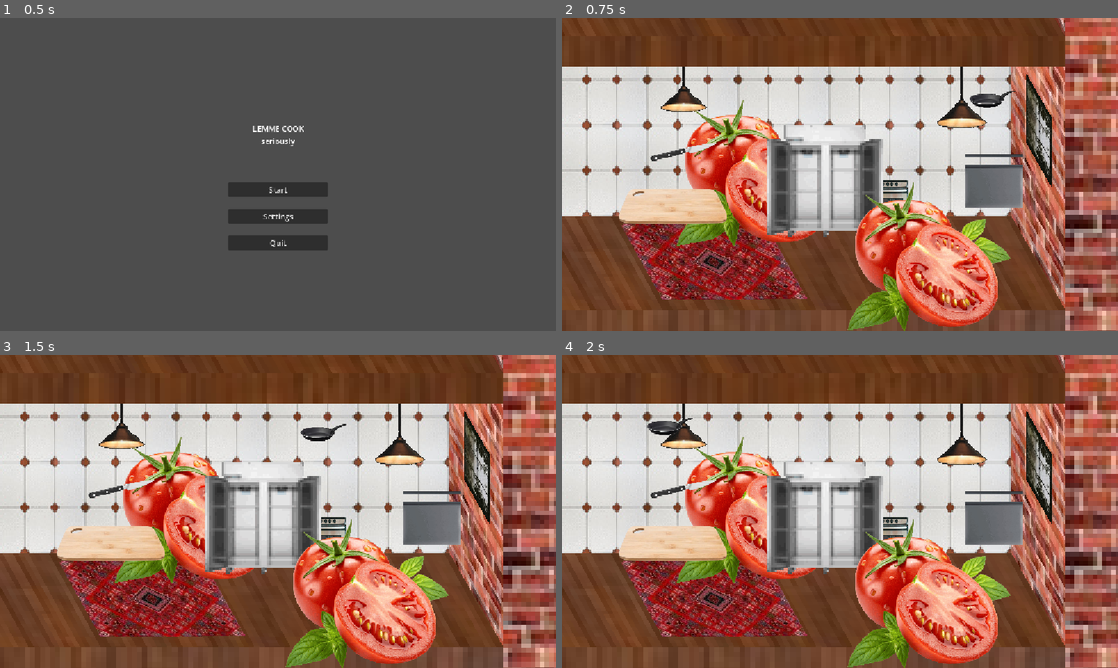
Above: before the commit, frames 1-4 (two rows, left to right).
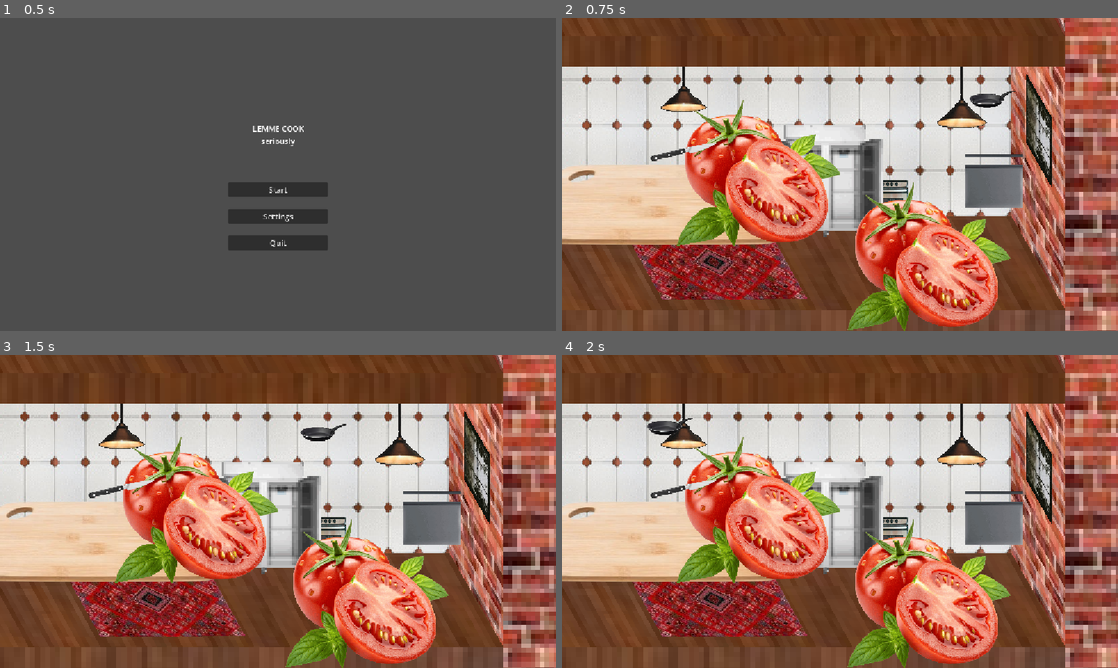
Above: after the commit, the same moments.

Repository: GrossKahn/lemme-cook
Game: Godot game, scene res://scenes/ui/menu.tscn
The game is run twice, just before and just after one commit, with the same random seed, the same clock (stepped at 60 frames per second) and the same inputs.
Inputs (mouse positions are in pixels of both pictures, inside the frame that each line leads up to):
- Up to frame 1 (0.5 s): no input
- Up to frame 2 (0.75 s): click "Start" at 0.5 s
- Up to frame 3 (1.5 s): tap Enter at 1.25 s; drag from (428, 436) to (105, 426) at 1.27 s
- Up to frame 4 (2 s): no input

Frame 1 is identical in both runs. In frame 2, 8.4% of the frame differs, in the area x 0-50%, y 37-73%; in frame 3, 8.4%; in frame 4, 8.4%.

Commit message:
adjust main scene background for cutting

Diff:
--- a/scenes/Main.tscn
+++ b/scenes/Main.tscn
@@ -13,8 +13,8 @@
 [ext_resource type="PackedScene" uid="uid://bfs1q8dhesx16" path="res://scenes/stove.tscn" id="6_c01mt"]
 [ext_resource type="Texture2D" uid="uid://cqo3v6slmd4g7" path="res://assets/room/carpet-psx.jpg" id="7_bjd11"]
 [ext_resource type="PackedScene" uid="uid://b0v3kg3gys08c" path="res://scenes/GameManager.tscn" id="7_nxtc6"]
-[ext_resource type="PackedScene" uid="uid://cjx55a6bnex2x" path="res://scenes/cutting_board.tscn" id="13_3p2gp"]
 [ext_resource type="PackedScene" uid="uid://7aok4q5bve4" path="res://scenes/knife.tscn" id="14_cvmbd"]
+[ext_resource type="PackedScene" uid="uid://bebq5vqhcypve" path="res://scenes/minigame/cuttinggame.tscn" id="14_ft6cd"]
 
 [sub_resource type="RectangleShape2D" id="RectangleShape2D_uhay8"]
 size = Vector2(86.5, 31)
@@ -25,28 +25,28 @@
 [node name="Node2D" type="Node2D" unique_id=1583293859]
 script = ExtResource("1_rarhs")
 
-[node name="Node2D" type="Node2D" parent="." unique_id=924065703]
+[node name="RoomSprites" type="Node2D" parent="." unique_id=924065703]
 position = Vector2(9, -29)
 
-[node name="FloorBottom" type="Sprite2D" parent="Node2D" unique_id=1767043049]
+[node name="FloorBottom" type="Sprite2D" parent="RoomSprites" unique_id=1767043049]
 position = Vector2(-8.114289, 225.61649)
 scale = Vector2(10.638208, 7.490393)
 skew = -0.5061455
 texture = ExtResource("2_jlsqs")
 
-[node name="WallRightBottom" type="Sprite2D" parent="Node2D" unique_id=1260258327]
+[node name="WallRightBottom" type="Sprite2D" parent="RoomSprites" unique_id=1260258327]
 position = Vector2(384.00003, -163.00005)
 rotation = 1.5707964
 scale = Vector2(8.085385, 6.8432508)
 skew = 1.0471975
 texture = ExtResource("3_lhr70")
 
-[node name="FloorBottomFront" type="Sprite2D" parent="Node2D" unique_id=981607987]
+[node name="FloorBottomFront" type="Sprite2D" parent="RoomSprites" unique_id=981607987]
 position = Vector2(-174.99998, 716)
 scale = Vector2(10.5567255, 10.556726)
 texture = ExtResource("2_jlsqs")
 
-[node name="backgroundtiles" type="Sprite2D" parent="Node2D" unique_id=118255380]
+[node name="backgroundtiles" type="Sprite2D" parent="RoomSprites" unique_id=118255380]
 texture_repeat = 2
 position = Vector2(-408.21362, -261.50003)
 scale = Vector2(2.9427083, 2.9427083)
@@ -54,62 +54,62 @@
 region_enabled = true
 region_rect = Rect2(0, 0, 512, 256)
 
-[node name="FloorRoof" type="Sprite2D" parent="Node2D" unique_id=1317644104]
+[node name="FloorRoof" type="Sprite2D" parent="RoomSprites" unique_id=1317644104]
 position = Vector2(-164, -509.99988)
 scale = Vector2(10.638208, 7.4903936)
 skew = -0.5061456
 texture = ExtResource("2_jlsqs")
 
-[node name="Window" type="Sprite2D" parent="Node2D" unique_id=1518193633]
+[node name="Window" type="Sprite2D" parent="RoomSprites" unique_id=1518193633]
 position = Vector2(403.11603, -62.828888)
 rotation = -4.7088985
 scale = Vector2(2.2454052, 2.2454052)
 skew = 1.0471976
 texture = ExtResource("5_wp0k4")
 
-[node name="lamp" type="Sprite2D" parent="Node2D" unique_id=1447823461]
+[node name="lamp" type="Sprite2D" parent="RoomSprites" unique_id=1447823461]
 position = Vector2(-335, -159.00002)
 scale = Vector2(1.905, 1.905)
 texture = ExtResource("5_lhr70")
 
-[node name="lamp2" type="Sprite2D" parent="Node2D" unique_id=847410126]
+[node name="lamp2" type="Sprite2D" parent="RoomSprites" unique_id=847410126]
 position = Vector2(241, -132)
 rotation = 3.1415927
 scale = Vector2(-2.0659342, -2.0659342)
 texture = ExtResource("5_lhr70")
 
-[node name="WallRoof" type="Sprite2D" parent="Node2D" unique_id=1905010841]
+[node name="WallRoof" type="Sprite2D" parent="RoomSprites" unique_id=1905010841]
 position = Vector2(410, -683.00006)
 rotation = 1.5707965
 scale = Vector2(8.085384, 6.84325)
 skew = 1.0471975
 texture = ExtResource("3_lhr70")
 
-[node name="FloorRoofFront" type="Sprite2D" parent="Node2D" unique_id=487201142]
+[node name="FloorRoofFront" type="Sprite2D" parent="RoomSprites" unique_id=487201142]
 position = Vector2(-158, -226)
 scale = Vector2(10.5567255, 10.556726)
 texture = ExtResource("2_jlsqs")
 region_enabled = true
 region_rect = Rect2(0, 71, 120, 6)
 
-[node name="WallRightFront" type="Sprite2D" parent="Node2D" unique_id=1687534944]
+[node name="WallRightFront" type="Sprite2D" parent="RoomSprites" unique_id=1687534944]
 position = Vector2(1064.9999, 50.99997)
 rotation = 1.5707965
 scale = Vector2(9.4916525, 9.491653)
 texture = ExtResource("3_lhr70")
 
-[node name="Carpet" type="Sprite2D" parent="Node2D" unique_id=1437896497]
+[node name="Carpet" type="Sprite2D" parent="RoomSprites" unique_id=1437896497]
 position = Vector2(-270.00003, 210.00002)
 rotation = 1.0629056
 scale = Vector2(2.349, 2.349)
 skew = 0.50440013
 texture = ExtResource("7_bjd11")
 
+[node name="cutgame" parent="." unique_id=2047674977 instance=ExtResource("14_ft6cd")]
+position = Vector2(-372, 75)
+
 [node name="DishContainer" parent="." unique_id=1063629412 instance=ExtResource("1_0bbpv")]
 position = Vector2(316, -156)
-
-[node name="Ingredient" parent="." unique_id=1073637832 instance=ExtResource("1_elqb8")]
-position = Vector2(-353, -175)
 
 [node name="Camera2D" type="Camera2D" parent="." unique_id=164730218]
 
@@ -128,8 +128,8 @@
 [node name="Bridge" parent="." unique_id=1513341203 instance=ExtResource("5_vcsgt")]
 position = Vector2(319, -40)
 
-[node name="CuttingBoard" parent="." unique_id=1863444397 instance=ExtResource("13_3p2gp")]
-position = Vector2(-346, 71)
+[node name="Ingredient" parent="." unique_id=1073637832 instance=ExtResource("1_elqb8")]
+position = Vector2(-353, -175)
 
 [node name="Knife" parent="." unique_id=654393971 instance=ExtResource("14_cvmbd")]
 position = Vector2(-323, -47)
--- a/scenes/minigame/cuttinggame.gd
+++ b/scenes/minigame/cuttinggame.gd
@@ -28,6 +28,7 @@
 # --- Public Onready ---
 # (rarely makes sense, avoid)
 # --- Private Onready ---
+@onready var _cutboard = $CuttingBoard
 # --- Public Attributes ---
 # --- Private Attributes ---
 
@@ -60,7 +61,6 @@
 var _shard_min_area = 30
 var _fracture_num = 3
 
-
 # --- Public Methods ---
 # --- Private Methods ---
 
@@ -70,26 +70,38 @@
 
 	#this system works with 1 button (instead of 2 with right mouse button) -> makes it work on touch screens
 	if event is InputEventMouseButton:
-		if event.button_index == 1:
-			if _cut_line_enabled:
-				if event.is_released():
-					if _cut_line.visible:
-						endCutLine()
-						_cut_line_enabled = false
-						_cut_line.visible = false
-						_cut_line_last_end_point = Vector3.ZERO
-					else:
-						#simpleCut(get_global_mouse_position())
-						_cut_line_total_length = 0.0
-						_cut_line_points = []
-						_cut_line.clear_points()
-						_cut_line_start_direction = Vector2.ZERO
-						_cut_line_t = 0.0
-						_cut_line_enabled = false
-						_cut_line.visible = false
-			else:
-				if event.pressed:
-					_cut_line_enabled = true
+		if _cutboard.can_cut:
+
+			if event.button_index == 1:
+				if _cut_line_enabled:
+					if event.is_released():
+						if _cut_line.visible:
+							endCutLine()
+							_cut_line_enabled = false
+							_cut_line.visible = false
+							_cut_line_last_end_point = Vector3.ZERO
+						else:
+							#simpleCut(get_global_mouse_position())
+							_cut_line_total_length = 0.0
+							_cut_line_points = []
+							_cut_line.clear_points()
+							_cut_line_start_direction = Vector2.ZERO
+							_cut_line_t = 0.0
+							_cut_line_enabled = false
+							_cut_line.visible = false
+				else:
+					if event.pressed:
+						_cut_line_enabled = true
+
+		else:
+			_cut_line_total_length = 0.0
+			_cut_line_points = []
+			_cut_line.clear_points()
+			_cut_line_start_direction = Vector2.ZERO
+			_cut_line_t = 0.0
+			_cut_line_enabled = false
+			_cut_line.visible = false
+
 
 
 func simpleCut(pos : Vector2) -> void:
@@ -265,7 +277,7 @@
 func _process(delta: float) -> void:
 
 	if _cut_line_enabled:
-		var cur_pos : Vector2 = get_global_mouse_position()
+		var cur_pos : Vector2 = get_local_mouse_position()
 		if _cut_line_t < 1.0:
 			_cut_line_t += delta * (1.0 / CUT_LINE_STATIONARY_DELAY)
 		_calculateCutLine(cur_pos, _cut_line_t)
--- a/scenes/minigame/cuttinggame.tscn
+++ b/scenes/minigame/cuttinggame.tscn
@@ -1,23 +1,19 @@
 [gd_scene format=3 uid="uid://bebq5vqhcypve"]
 
-[ext_resource type="Texture2D" uid="uid://dlnqcxrs1oxa1" path="res://assets/appliance/placeholder-kitchen-psx.jpg" id="1_jkqvi"]
 [ext_resource type="Script" uid="uid://dtn5ff7yh45gs" path="res://scenes/minigame/cuttinggame.gd" id="1_wk0fl"]
 [ext_resource type="PackedScene" uid="uid://dhrqqo38wiuqi" path="res://polygon2d-fracture/Pool2DBasic.tscn" id="3_mrnj2"]
+[ext_resource type="PackedScene" uid="uid://cjx55a6bnex2x" path="res://scenes/cutting_board.tscn" id="3_ri3mf"]
 [ext_resource type="PackedScene" path="res://polygon2d-fracture/CutShapeVisualizer.tscn" id="4_mrnj2"]
 [ext_resource type="PackedScene" path="res://polygon2d-fracture/FractureShard.tscn" id="5_5qjvt"]
 [ext_resource type="PackedScene" uid="uid://vj0g2hergnvd" path="res://scenes/ingredient.tscn" id="7_5qjvt"]
 
-[node name="Node2D" type="Node2D" unique_id=2047674977]
+[node name="CutRoot" type="Node2D" unique_id=2047674977]
 script = ExtResource("1_wk0fl")
 fracture_body_color = Color(1, 1, 1, 1)
 ingredient_scene = ExtResource("7_5qjvt")
 
-[node name="Cuttingboard" type="Sprite2D" parent="." unique_id=181468454]
-position = Vector2(226, 161)
-scale = Vector2(1, 2.7272727)
-texture = ExtResource("1_jkqvi")
-region_enabled = true
-region_rect = Rect2(0, 97.98948, 80, 22.01052)
+[node name="CuttingBoard" parent="." unique_id=1863444397 instance=ExtResource("3_ri3mf")]
+scale = Vector2(2.28, 2.28)
 
 [node name="Pool_CutVisualizer" parent="." unique_id=1633709248 instance=ExtResource("3_mrnj2")]
 placed_in_level = true
@@ -33,6 +29,7 @@
 keep_instances_in_tree = true
 
 [node name="CutLine" type="Line2D" parent="." unique_id=1068647110]
+z_index = 5
 joint_mode = 2
 begin_cap_mode = 2
 end_cap_mode = 2
--- a/scripts/ingredient.gd
+++ b/scripts/ingredient.gd
@@ -17,6 +17,8 @@
 # --- Private Onready ---
 
 @onready var _area: Area2D = $IngredientArea
+
+
 # --- Public Attributes ---
 var id: String
 var key_taste: Array[String]
@@ -35,6 +37,10 @@
 
 var _sprite: Sprite2D
 var _polygon2d: Polygon2D = self
+
+
+var _cutboard
+
 # --- Public Methods ---
 
 func spawn_ingredient(texture:Texture2D, poly:PackedVector2Array,texture_info : Dictionary,global_pos,global_rot,modulate) -> void:
@@ -154,6 +160,8 @@
 func _ready() -> void:
 	#setup("tomato",load("res://tomato.png"),0,0)
 	$IngredientArea.input_event.connect(_on_input_event)
+	if get_parent():
+		_cutboard = get_parent()
 
 
 # Called every frame. 'delta' is the elapsed time since the previous frame.
